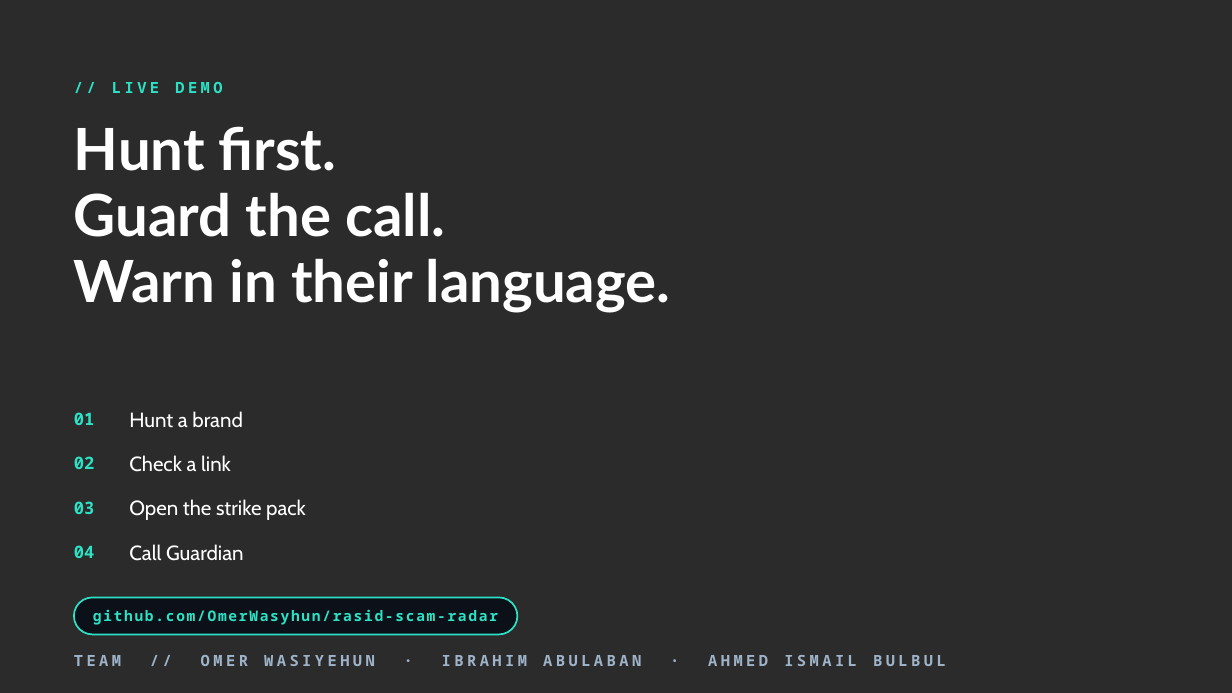
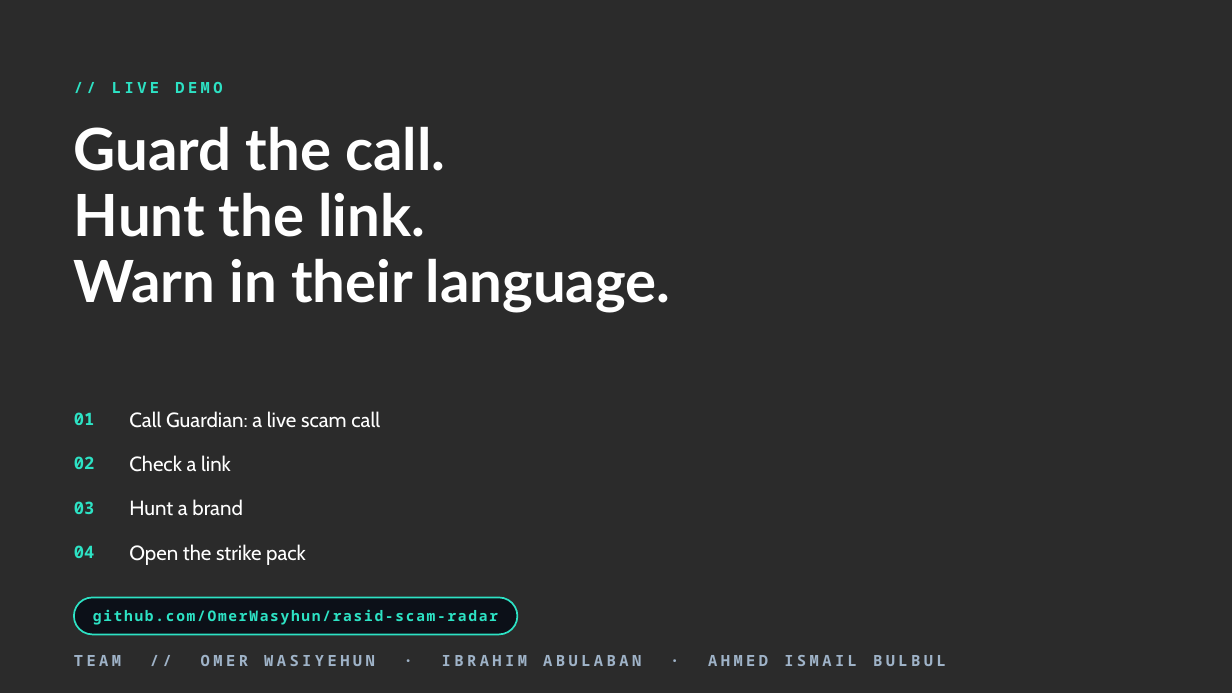
Before and after one commit to OmerWasyhun/rasid-scam-radar, a slide deck: slide 12 of RASID-ScamShield-pitch.pptx (slide 11 before the commit). Drawn at 1232x693 pixels with LibreOffice and Linux fonts; fonts in the diff are those of the drawing; background and template pictures are left out; a plain dark background stands for a picture behind light text. Boxes give left, top, right and bottom in pixels: in the first picture for what was removed or moved away, otherwise in the second. Text is boxed around its words. In the diff, an @@ line names an element or a change of style, - is before the commit and + after.

```diff
--- a/RASID-ScamShield-pitch.pptx
+++ b/RASID-ScamShield-pitch.pptx
@@ text at (74, 126, 336, 171): paragraph removed @@
-Hunt first.
@@ text at (74, 192, 426, 237): paragraph added @@
+Hunt the link.
@@ text at (129, 411, 380, 428): text changed @@
-Call Guardian
+Call Guardian: a live scam call
@@ text "Hunt a brand": place and size @@
-text "Hunt a brand" at (129, 411, 243, 428)
+text "Hunt a brand" at (129, 499, 243, 516)
@@ text "Open the strike pack": place and size @@
-text "Open the strike pack" at (129, 499, 306, 520)
+text "Open the strike pack" at (129, 544, 306, 565)
```
Also in this commit, not shown: 9 other slides changed, 1 slide added, 4 other files.
